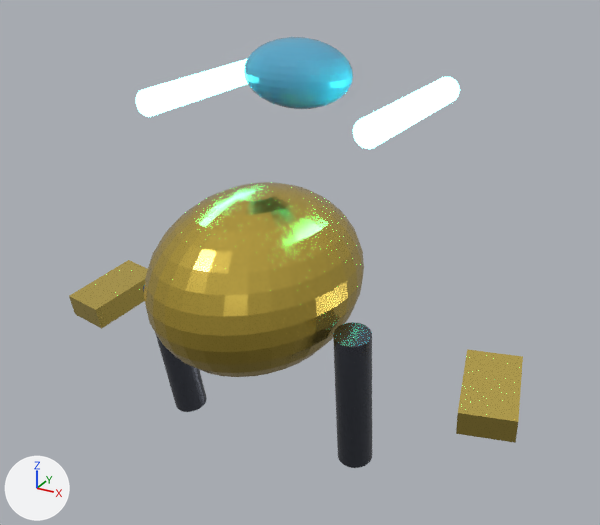
The FBX model apps/web-client/public/assets/models/units/CO_AiravataWalker.fbx: old version first, new version second.
Before and after are seen from a camera (50 mm lens) standing at (4.43, -7.09, 6.02) and looking at (0.23, 0.54, 2.21). The axes (+X, +Y, +Z) are drawn at lower left. The lights are the same throughout. The picture after the commit comes second. Objects named as collision shapes, trigger or cutter boxes, shadow casters or lower levels of detail are left out. Where no turn or scale is listed for an object, it has been applied to the vertices.

The scene before the commit, as lines of its bpy script (objects in view):
```python
ob_cube = bpy.data.objects.new('Cube', me_cube)
ob_cube.parent = ob_cylinder
ob_cube.location = (-1.44, 0.2, 0.15)
ob_cube.scale = (0.6, 1.0, 0.3)
ob_cube_001 = bpy.data.objects.new('Cube.001', me_cube_001)
ob_cube_001.parent = ob_cylinder_001
ob_cube_001.location = (1.44, 0.2, 0.15)
ob_cube_001.scale = (0.6, 1.0, 0.3)
ob_cylinder = bpy.data.objects.new('Cylinder', me_cylinder)
ob_cylinder.parent = ob_vehicleroot
ob_cylinder.location = (-1.2, 0.0, 1.0)
ob_cylinder.rotation_euler = (0.2, 0.0, -0.24)  # degrees (11, 0, -14)
ob_cylinder_001 = bpy.data.objects.new('Cylinder.001', me_cylinder_001)
ob_cylinder_001.parent = ob_vehicleroot
ob_cylinder_001.location = (1.2, 0.0, 1.0)
ob_cylinder_001.rotation_euler = (0.2, 0.0, 0.24)  # degrees (11, 0, 14)
ob_cylinder_002 = bpy.data.objects.new('Cylinder.002', me_cylinder_002)
ob_cylinder_002.location = (-1.3, 1.0, 4.0)
ob_cylinder_003 = bpy.data.objects.new('Cylinder.003', me_cylinder_003)
ob_cylinder_003.location = (1.3, 1.0, 4.0)
ob_sphere = bpy.data.objects.new('Sphere', me_sphere)
ob_sphere.location = (0.0, 0.0, 2.2)
ob_sphere_001 = bpy.data.objects.new('Sphere.001', me_sphere_001)
ob_sphere_001.location = (0.0, 0.91, 4.27)
```
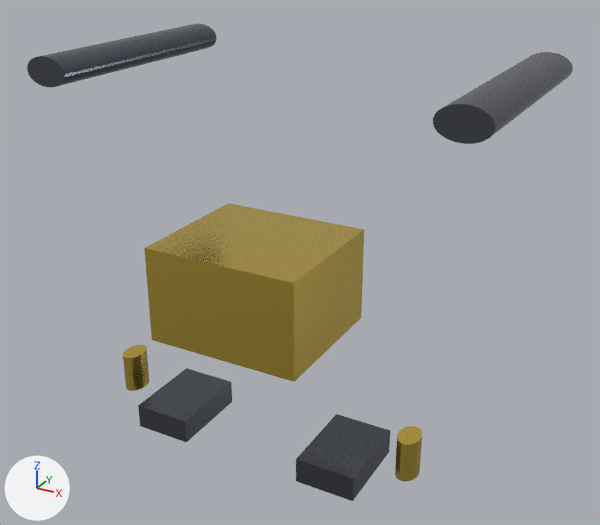
Where the newer file only moved an object's origin or applied its transform, the numbers keep the older frame.

Changed parts and their boxes [x1, y1, x2, y2] in the pictures (600 x 525 px; the box of a moved part takes in the faces that stretch with it):
'Sphere', deleted (yellow)
    before: [144, 182, 364, 377]
'Cube.002', added (yellow)
    after: [144, 203, 364, 382]
'Cube.001', recoloured, reshaped, moved, rescaled (40% wider, 7% shorter)
    before: [456, 349, 523, 443]
    after: [296, 414, 390, 501]
'Cylinder.003', recoloured, moved, rescaled (31% wider, 27% taller)
    before: [353, 77, 460, 149]
    after: [433, 52, 573, 144]
'Cylinder.002', recoloured, moved, rescaled
    before: [135, 59, 248, 117]
    after: [27, 24, 217, 87]
'Cube', recoloured, reshaped, moved, rescaled
    before: [69, 260, 148, 329]
    after: [138, 368, 232, 442]
'Cylinder.001', recoloured, reshaped (30% narrower, 62% shorter)
    before: [333, 322, 372, 468]
    after: [395, 426, 422, 481]
'Sphere.001', deleted (cyan)
    before: [244, 37, 353, 109]
'Cylinder', recoloured, reshaped
    before: [143, 285, 207, 412]
    after: [123, 345, 149, 391]
part 2 of me_cube, moved or reshaped (not visible afterwards)
    before: [69, 260, 148, 329]

Diff of the bpy script that builds the scene:
```diff
--- a/apps/web-client/public/assets/models/units/CO_AiravataWalker.fbx.py
+++ b/apps/web-client/public/assets/models/units/CO_AiravataWalker.fbx.py
@@ me_cylinder_003 @@
-me_cylinder_003.from_pydata(...)  # 64 vertices, 34 faces; spans x -0.15..0.15, y -1.1..1.1, z -0.15..0.15
-me_cylinder_003.materials.append(mat_mat_coalitionteal)  # cyan #3fede1, glowing cyan #59f9ed
+me_cylinder_003.from_pydata(...)  # 64 vertices, 34 faces; spans x 0.77..1.31, y -1.48..1.4, z 0.14..0.47
+# me_cylinder_003 part 3: the whole mesh is scaled about its middle by (1.8, 1.31, 1.1), then moved by (1.04, -0.04, 0.3)
+me_cylinder_003.materials.append(mat_mat_darksteel)  # grey #61656f
@@ me_cylinder_002 @@
-me_cylinder_002.from_pydata(...)  # 64 vertices, 34 faces; spans x -0.15..0.15, y -1.1..1.1, z -0.15..0.15
-me_cylinder_002.materials.append(mat_mat_coalitionteal)  # cyan #3fede1, glowing cyan #59f9ed
+me_cylinder_002.from_pydata(...)  # 64 vertices, 34 faces; spans x -1.31..-0.77, y -1.48..1.4, z 0.14..0.47
+# me_cylinder_002 part 1: the whole mesh is scaled about its middle by (1.8, 1.31, 1.1), then moved by (-1.04, -0.04, 0.3)
+me_cylinder_002.materials.append(mat_mat_darksteel)  # grey #61656f
@@ me_cube_001 @@
 me_cube_001.from_pydata(...)  # 8 vertices, 6 faces; spans x -0.5..0.5, y -0.5..0.5, z -0.5..0.5
-me_cube_001.materials.append(mat_mat_goldtrim)  # yellow #edd36c
+me_cube_001.materials.append(mat_mat_darksteel)  # grey #61656f
@@ me_cylinder_001 @@
 # used by ob_cylinder_001; parent = ob_vehicleroot; location = (1.2, 0.0, 1.0); rotation_euler = (0.2, 0.0, 0.24), in degrees (11, 0, 14)
-me_cylinder_001.from_pydata(...)  # 64 vertices, 34 faces; spans x -0.2..0.2, y -0.2..0.2, z -0.9..0.9
-me_cylinder_001.materials.append(mat_mat_darksteel)  # grey #61656f
+me_cylinder_001.from_pydata(...)  # 64 vertices, 34 faces; spans x 0.52..0.78, y -0.48..-0.03, z -0.73..-0.19
+# me_cylinder_001 part 5: the whole mesh is multiplied about its middle by the matrix ((0.612, 0.214, 0.0), (-0.147, 0.857, 0.053), (0.03, -0.174, 0.261)), then moved by (0.65, -0.26, -0.46)
+me_cylinder_001.materials.append(mat_mat_coalitiongold)  # yellow #e7c859
@@ me_cylinder @@
 # used by ob_cylinder; parent = ob_vehicleroot; location = (-1.2, 0.0, 1.0); rotation_euler = (0.2, 0.0, -0.24), in degrees (11, 0, -14)
-me_cylinder.from_pydata(...)  # 64 vertices, 34 faces; spans x -0.2..0.2, y -0.2..0.2, z -0.9..0.9
-me_cylinder.materials.append(mat_mat_darksteel)  # grey #61656f
+me_cylinder.from_pydata(...)  # 64 vertices, 34 faces; spans x -0.78..-0.52, y -0.48..-0.03, z -0.73..-0.19
+# me_cylinder part 4: the whole mesh is multiplied about its middle by the matrix ((0.612, -0.214, 0.0), (0.147, 0.857, 0.053), (-0.03, -0.174, 0.261)), then moved by (-0.65, -0.26, -0.46)
+me_cylinder.materials.append(mat_mat_coalitiongold)  # yellow #e7c859
@@ me_cube_002 @@
+me_cube_002 = me_cube_001.copy(); me_cube_002.name = 'Cube.002'  # the mesh of ob_cube_001
@@ ob_cube @@
-ob_cube = bpy.data.objects.new('Cube', me_cube)
-ob_cube.parent = ob_cylinder
-ob_cube.location = (-1.44, 0.2, 0.15)
-ob_cube.scale = (0.6, 1.0, 0.3)
+ob_cube = bpy.data.objects.new('Cube', me_cube_001)
+ob_cube.parent = ob_vehicleroot
+ob_cube.location = (-1.1, 0.0, 0.2)
+ob_cube.scale = (0.7, 1.0, 0.3)
@@ ob_sphere_001 @@
-ob_sphere_001 = bpy.data.objects.new('Sphere.001', me_sphere_001)
@@ ob_sphere @@
-ob_sphere = bpy.data.objects.new('Sphere', me_sphere)
@@ ob_cube_001 @@
-ob_cube_001 = bpy.data.objects.new('Cube.001', me_cube_001)
-ob_cube_001.parent = ob_cylinder_001
-ob_cube_001.location = (1.44, 0.2, 0.15)
-ob_cube_001.scale = (0.6, 1.0, 0.3)
+ob_cube_001 = bpy.data.objects.new('Cube.001', me_cube_002)
+ob_cube_001.parent = ob_vehicleroot
+ob_cube_001.location = (1.1, 0.0, 0.2)
+ob_cube_001.scale = (0.7, 1.0, 0.3)
@@ ob_cube_002 @@
+ob_cube_002 = bpy.data.objects.new('Cube.002', me_cube_003)  # a box spanning x -0.9..0.9, y -0.8..0.8, z -0.55..0.55; in mat_mat_coalitiongold (yellow #e7c859)
+ob_cube_002.location = (0.0, 0.0, 2.1)
```
